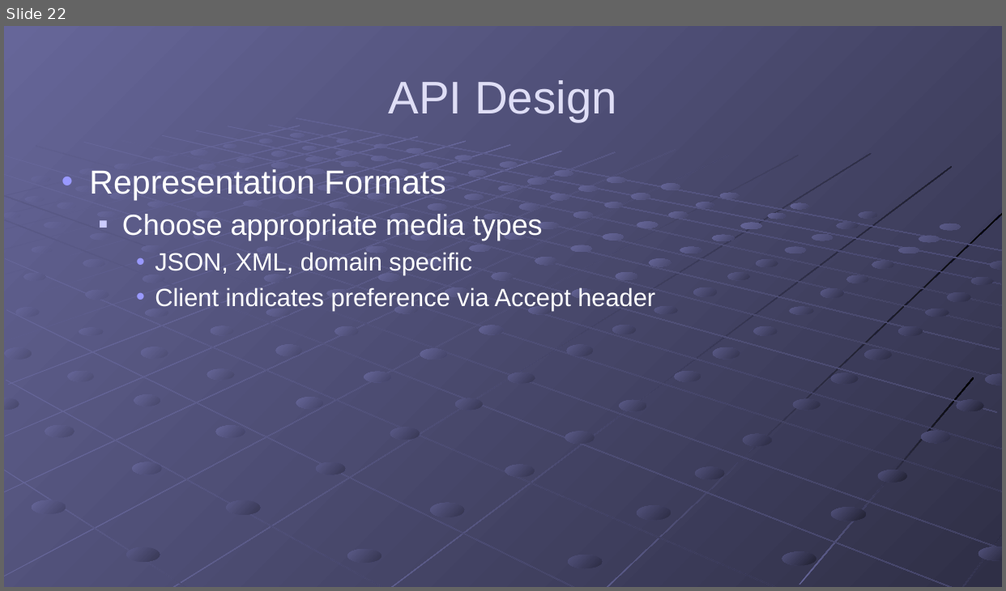
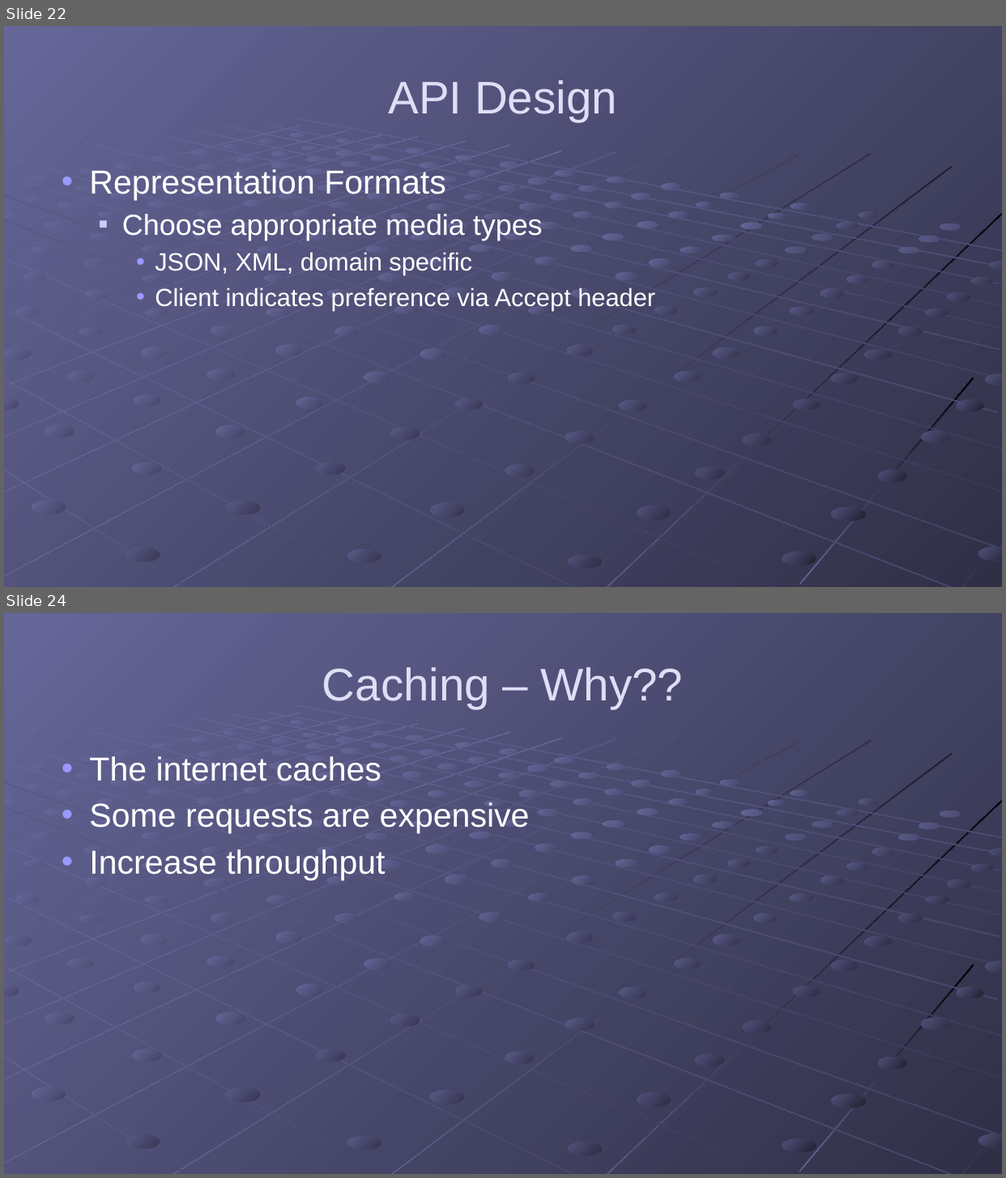
Before and after one commit to gregsohl/RESTFul_API_Presentation, a slide deck: Presentation/RESTful APIs.pptx. Shown one above the other, each under a label of ours: slide 22 before the commit, slides 22 and 24 after it; the slides between them are not shown. The pictures are 1006x591 and 1006x1178 pixels, drawn with LibreOffice and Linux fonts; fonts in the diff are those of the drawing. Boxes give left, top, right and bottom in pixels: in the first picture for what was removed or moved away, otherwise in the second. Text is boxed around its words. In the diff, an @@ line names an element or a change of style, - is before the commit and + after.

```diff
--- a/Presentation/RESTful APIs.pptx
+++ b/Presentation/RESTful APIs.pptx
@@ slide 24 added at (4,613,1002,1174), background gradient #666699 to #49496D; not listed: 215 template elements that a slide beside it also shows @@
@@ title added at (322,667,684,709), 44 pt, text #DFDEF6 @@
+Caching – Why??
@@ text added at (89,756,530,880), 32 pt, text #FFFFFF @@
+• The internet caches
+• Some requests are expensive
+• Increase throughput
```
Also in this commit, not shown: 2 slides changed, 1 other slide added, 1 other file.
